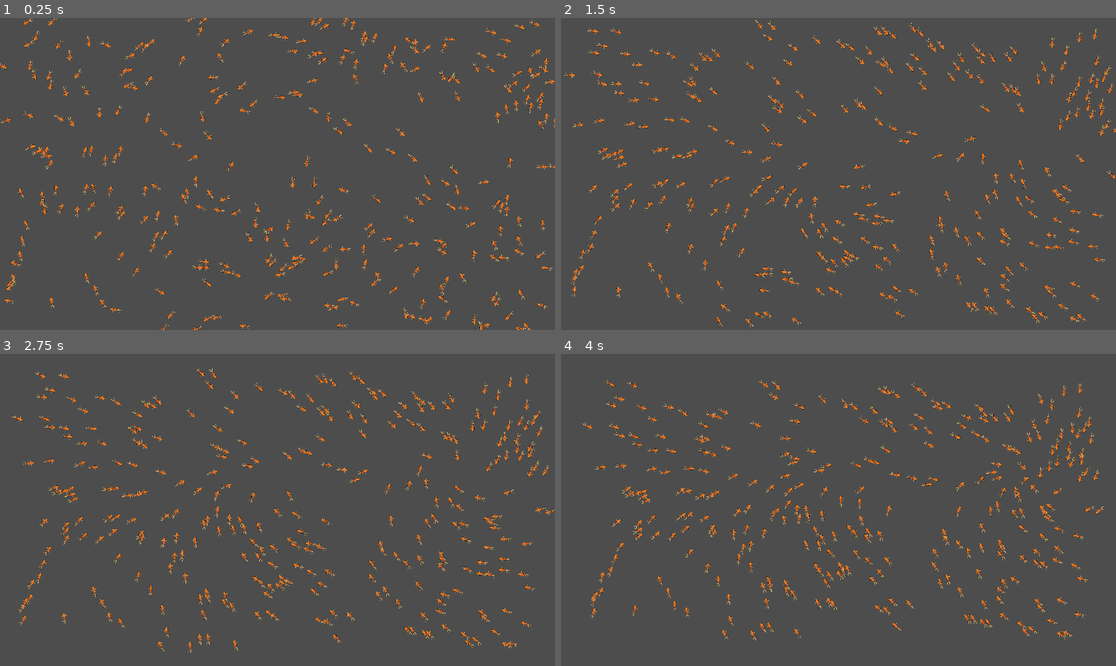
Above: before the commit, frames 1-4 (two rows, left to right).
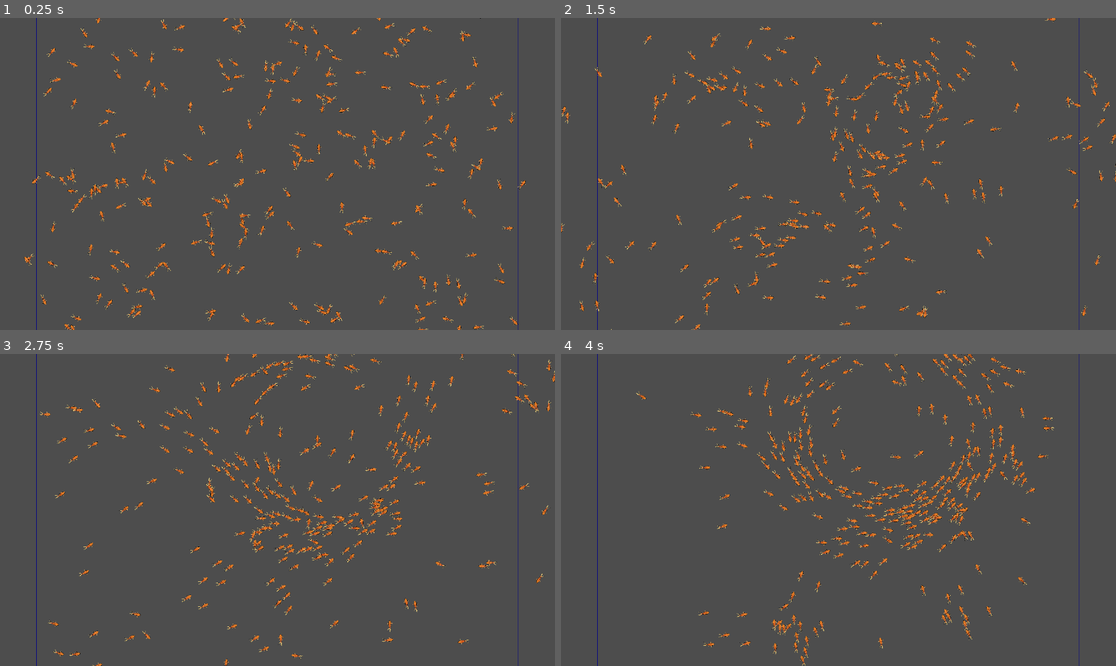
Above: after the commit, the same moments.

Repository: AdithaD/FishSchools
Game: Godot game, scene res://Simulation.tscn
The game is run twice, just before and just after one commit, with the same random seed, the same clock (stepped at 60 frames per second) and the same inputs.
Inputs:
- Up to frame 1 (0.25 s): no input
- Up to frame 2 (1.5 s): no input
- Up to frame 3 (2.75 s): no input
- Up to frame 4 (4 s): no input

The runs differ from the first frame. In frame 1, 8.3% of the frame differs, in the area x 0-100%, y 0-100%; in frame 2, 8.1%; in frame 3, 8.4%; in frame 4, 8.6%, in the area x 3-98%, y 0-100%.

Commit message:
added bounds control

Diff:
--- a/FishSimulation.gd
+++ b/FishSimulation.gd
@@ -4,12 +4,18 @@
 @export var amount_of_fish = 100
 @export var fish_agent : PackedScene
 
-@export var bounds : Rect2i
+@export var size : Vector2
 
+var bounds : Rect2i
 var agents : Array[FishAgent] = []
 
 # Called when the node enters the scene tree for the first time.
 func _ready():
+	var bounds_pos = get_viewport_rect().size / 2 - size / 2
+	bounds = Rect2i(bounds_pos, size)
+
+	print(bounds)
+
 	for i in range(amount_of_fish):
 		var new_x = randi_range(bounds.position.x, bounds.position.x + bounds.size.x)
 		var new_y = randi_range(bounds.position.y, bounds.position.y + bounds.size.y)
@@ -25,6 +31,14 @@
 		$Agents.add_child(new_fish)
 	pass # Replace with function body.
 
+func apply_bounds_control(fish, desired_direction) -> Vector2:
+	if not bounds.has_point(fish.position):
+		var center = Vector2(bounds.size / 2 + bounds.position)
+
+		var adjustment_direction = (center - fish.position).normalized()
+		return adjustment_direction
+	else :
+		return desired_direction
 
 # Called every frame. 'delta' is the elapsed time since the previous frame.
 func _process(delta):
@@ -32,3 +46,6 @@
 
 func get_agents() -> Array[FishAgent]:
 	return agents
+
+func _draw():
+	draw_rect(bounds, Color.DARK_BLUE, false)
--- a/PackedScenes/Fish.tscn
+++ b/PackedScenes/Fish.tscn
@@ -10,8 +10,8 @@
 blind_spot_angle = 0.393
 max_noise_angle = 0.393
 attraction_scaling_factor = 0.2
-move_speed = 20
-turn_speed = 7
+move_speed = 150.0
+turn_speed = 1.571
 
 [node name="Sprite2d" type="Sprite2D" parent="."]
 texture_filter = 1
--- a/PackedScenes/FishAgent.gd
+++ b/PackedScenes/FishAgent.gd
@@ -10,8 +10,8 @@
 
 @export var attraction_scaling_factor = 1.0
 
-@export var move_speed = 15
-@export var turn_speed = 5
+@export var move_speed = 15.0
+@export var turn_speed = 5.0
 
 @onready var simulation = get_node("/root/Simulation") as FishSimulation
 
@@ -25,9 +25,10 @@
 
 # Called every frame. 'delta' is the elapsed time since the previous frame.
 func _process(delta):
+
 	var new_direction = calculate_next_direction()
 
-	turn_towards(new_direction, turn_speed * delta)
+	turn_towards(simulation.apply_bounds_control(self, new_direction), turn_speed * delta)
 
 	position += direction * move_speed * delta
 	pass
@@ -41,7 +42,6 @@
 	var clamped = min(abs(angle_from_current), max_angle_in_radians)
 
 	direction = direction.rotated(clamped * turn_direction)
-
 	$Sprite2d.rotation = direction.angle()
 
 func calculate_next_direction() -> Vector2:
--- a/Simulation.tscn
+++ b/Simulation.tscn
@@ -7,6 +7,6 @@
 script = ExtResource("1_180te")
 amount_of_fish = 300
 fish_agent = ExtResource("2_ya3k0")
-bounds = Rect2i(0, 0, 1152, 648)
+size = Vector2(1000, 800)
 
 [node name="Agents" type="Node2D" parent="."]
--- a/project.godot
+++ b/project.godot
@@ -30,3 +30,7 @@
 run/main_scene="res://Simulation.tscn"
 config/features=PackedStringArray("4.0", "Forward Plus")
 config/icon="res://icon.svg"
+
+[display]
+
+window/size/mode=2
Binary file changed: Resources/fish2.png
